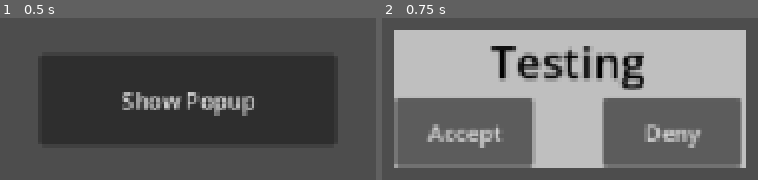
Above: before the commit, frames 1-2 (left to right).
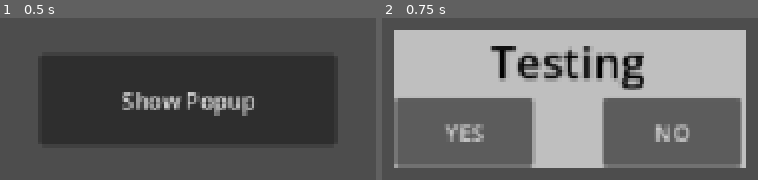
Above: after the commit, the same moments.

Repository: aspen-otr/clueheads
Game: Godot game, scene res://ui/test_popup_yn.tscn
The game is run twice, just before and just after one commit, with the same random seed, the same clock (stepped at 60 frames per second) and the same inputs. Before the commit the project starts from res://test_popup.tscn.
Inputs:
- Up to frame 1 (0.5 s): no input
- Up to frame 2 (0.75 s): click "Show Popup" at 0.5 s

Frame 1 is identical in both runs. In frame 2, 2.4% of the frame differs, in the area x 12-86%, y 65-81%.

Commit message:
Popup_YN
Yes/No popup that returns an enum value of YES/NO depending on what the user clicks.

Diff:
--- a/popup_accept_deny.gd
+++ /dev/null
@@ -1,21 +0,0 @@
-extends Control
-
-signal accept_deny_pressed
-
-const accept_result = "Accept"
-const deny_result = "Deny"
-
-func accept_deny(title, accept_txt = accept_result, deny_txt = deny_result) -> String:
-	%PopupAcceptDeny/Contents/Text.text = title
-	%PopupAcceptDeny/Contents/Buttons/AcceptBtn.text = accept_txt
-	%PopupAcceptDeny/Contents/Buttons/DenyBtn.text = deny_txt
-	%PopupAcceptDeny.popup()
-	var result = await accept_deny_pressed
-	%PopupAcceptDeny.hide()
-	return result
-
-func _accept_pressed() -> void:
-	accept_deny_pressed.emit(accept_result)
-
-func _deny_pressed() -> void:
-	accept_deny_pressed.emit(deny_result)
--- a/test_popup.gd
+++ /dev/null
@@ -1,5 +0,0 @@
-extends Button
-
-func _on_pressed() -> void:
-	var result = await Popups.accept_deny("Testing")
-	print(result)
--- /dev/null
+++ b/ui/popup_yn.gd
@@ -0,0 +1,20 @@
+extends Control
+
+signal popup_yn_pressed
+
+enum PopupYN {YES, NO}
+
+func popup_yn(title, yes_txt = PopupYN.keys()[PopupYN.YES], no_txt = PopupYN.keys()[PopupYN.NO]) -> PopupYN:
+	%PopupYN/Contents/Text.text = title
+	%PopupYN/Contents/Buttons/YesBtn.text = yes_txt
+	%PopupYN/Contents/Buttons/NoBtn.text = no_txt
+	%PopupYN.popup()
+	var result = await popup_yn_pressed
+	%PopupYN.hide()
+	return result
+
+func _yes_pressed() -> void:
+	popup_yn_pressed.emit(PopupYN.YES)
+
+func _no_pressed() -> void:
+	popup_yn_pressed.emit(PopupYN.NO)
--- a/popups.tscn
+++ b/ui/popups.tscn
@@ -1,6 +1,6 @@
 [gd_scene format=3 uid="uid://ihynpbig6t2e"]
 
-[ext_resource type="Script" uid="uid://4m5lldx88fb" path="res://popup_accept_deny.gd" id="1_w2jk7"]
+[ext_resource type="Script" uid="uid://4m5lldx88fb" path="res://ui/popup_yn.gd" id="1_yypk8"]
 
 [sub_resource type="LabelSettings" id="LabelSettings_0r1bn"]
 font_size = 32
@@ -15,11 +15,11 @@
 grow_vertical = 2
 size_flags_horizontal = 3
 size_flags_vertical = 3
-script = ExtResource("1_w2jk7")
+script = ExtResource("1_yypk8")
 
 [node name="CanvasLayer" type="CanvasLayer" parent="." unique_id=266537817]
 
-[node name="PopupAcceptDeny" type="Window" parent="CanvasLayer" unique_id=1195537575]
+[node name="PopupYN" type="Window" parent="CanvasLayer" unique_id=1195537575]
 unique_name_in_owner = true
 transparent_bg = true
 canvas_item_default_texture_filter = 4
@@ -38,7 +38,7 @@
 minimize_disabled = true
 maximize_disabled = true
 
-[node name="ColorRect" type="ColorRect" parent="CanvasLayer/PopupAcceptDeny" unique_id=1154376760]
+[node name="ColorRect" type="ColorRect" parent="CanvasLayer/PopupYN" unique_id=1154376760]
 anchors_preset = 15
 anchor_right = 1.0
 anchor_bottom = 1.0
@@ -46,7 +46,7 @@
 grow_vertical = 2
 color = Color(0.74978, 0.74978, 0.74977994, 1)
 
-[node name="Contents" type="VBoxContainer" parent="CanvasLayer/PopupAcceptDeny" unique_id=1498583068]
+[node name="Contents" type="VBoxContainer" parent="CanvasLayer/PopupYN" unique_id=1498583068]
 anchors_preset = 15
 anchor_right = 1.0
 anchor_bottom = 1.0
@@ -54,26 +54,26 @@
 grow_vertical = 2
 alignment = 1
 
-[node name="Text" type="Label" parent="CanvasLayer/PopupAcceptDeny/Contents" unique_id=286763521]
+[node name="Text" type="Label" parent="CanvasLayer/PopupYN/Contents" unique_id=286763521]
 layout_mode = 2
 text = "Title"
 label_settings = SubResource("LabelSettings_0r1bn")
 horizontal_alignment = 1
 
-[node name="Buttons" type="HBoxContainer" parent="CanvasLayer/PopupAcceptDeny/Contents" unique_id=1004694984]
+[node name="Buttons" type="HBoxContainer" parent="CanvasLayer/PopupYN/Contents" unique_id=1004694984]
 layout_mode = 2
 theme_override_constants/separation = 50
 alignment = 1
 
-[node name="AcceptBtn" type="Button" parent="CanvasLayer/PopupAcceptDeny/Contents/Buttons" unique_id=145161978]
+[node name="YesBtn" type="Button" parent="CanvasLayer/PopupYN/Contents/Buttons" unique_id=145161978]
 custom_minimum_size = Vector2(100, 50)
 layout_mode = 2
 text = "Btn1"
 
-[node name="DenyBtn" type="Button" parent="CanvasLayer/PopupAcceptDeny/Contents/Buttons" unique_id=1196587035]
+[node name="NoBtn" type="Button" parent="CanvasLayer/PopupYN/Contents/Buttons" unique_id=1196587035]
 custom_minimum_size = Vector2(100, 50)
 layout_mode = 2
 text = "Btn2"
 
-[connection signal="pressed" from="CanvasLayer/PopupAcceptDeny/Contents/Buttons/AcceptBtn" to="." method="_accept_pressed"]
-[connection signal="pressed" from="CanvasLayer/PopupAcceptDeny/Contents/Buttons/DenyBtn" to="." method="_deny_pressed"]
+[connection signal="pressed" from="CanvasLayer/PopupYN/Contents/Buttons/YesBtn" to="." method="_yes_pressed"]
+[connection signal="pressed" from="CanvasLayer/PopupYN/Contents/Buttons/NoBtn" to="." method="_no_pressed"]
--- /dev/null
+++ b/ui/test_popup_yn.gd
@@ -0,0 +1,5 @@
+extends Button
+
+func _on_pressed() -> void:
+	var result = await Popups.popup_yn("Testing")
+	print(Popups.PopupYN.keys()[result])
--- a/test_popup.tscn
+++ b/ui/test_popup_yn.tscn
@@ -1,6 +1,6 @@
 [gd_scene format=3 uid="uid://cavnxmxg3cyrl"]
 
-[ext_resource type="Script" uid="uid://bv0u3aviqaj2s" path="res://test_popup.gd" id="1_dpne6"]
+[ext_resource type="Script" uid="uid://bv0u3aviqaj2s" path="res://ui/test_popup_yn.gd" id="1_sk0y0"]
 
 [node name="Control" type="Control" unique_id=1298302683]
 layout_mode = 3
@@ -25,6 +25,6 @@
 grow_horizontal = 2
 grow_vertical = 2
 text = "Show Popup"
-script = ExtResource("1_dpne6")
+script = ExtResource("1_sk0y0")
 
 [connection signal="pressed" from="UI/Button" to="UI/Button" method="_on_pressed"]
Renamed: popup_accept_deny.gd.uid -> ui/popup_yn.gd.uid
Renamed: test_popup.gd.uid -> ui/test_popup_yn.gd.uid
